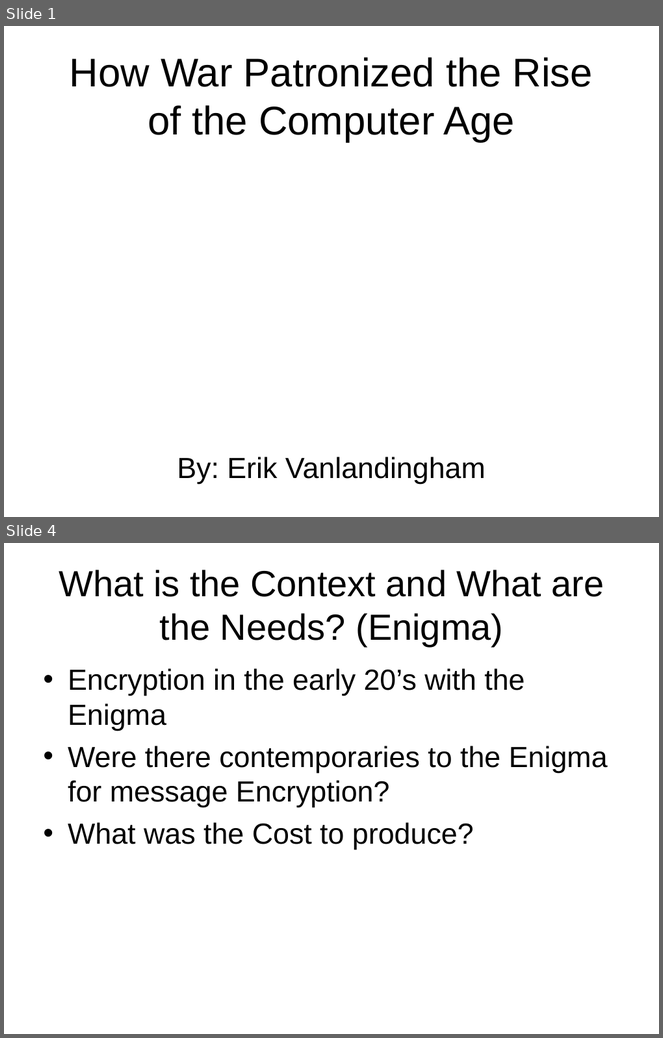
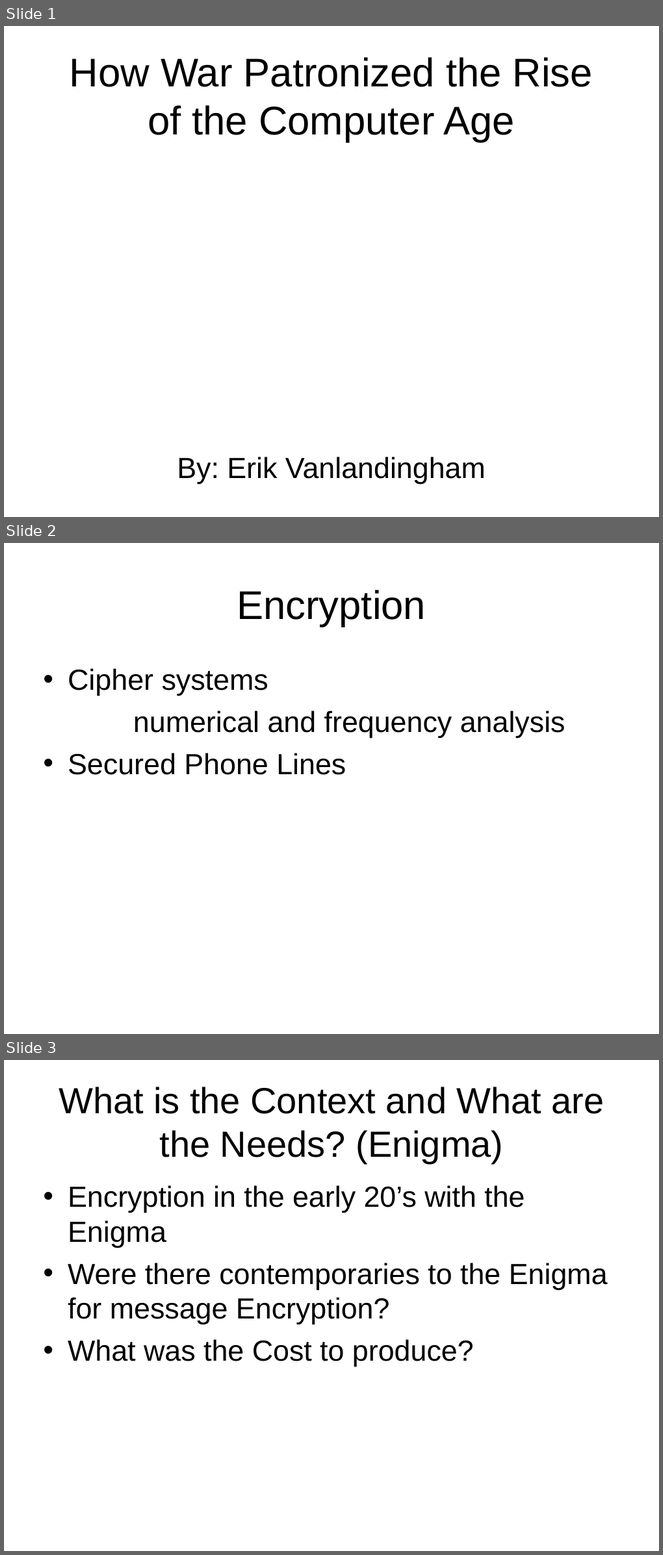
Before and after one commit to YourMistake/Indep-Learning, a slide deck: How War Patronized the Rise of the Computer.ppt. Shown one above the other, each under a label of ours: slides 1 and 4 before the commit, slides 1, 2 and 3 after it; the slides between them are not shown. The pictures are 663x1038 and 663x1555 pixels, drawn with LibreOffice and Linux fonts; fonts in the diff are those of the drawing. Boxes give left, top, right and bottom in pixels: in the first picture for what was removed or moved away, otherwise in the second. Text is boxed around its words. In the diff, an @@ line names an element or a change of style, - is before the commit and + after.

```diff
--- a/How War Patronized the Rise of the Computer.ppt
+++ b/How War Patronized the Rise of the Computer.ppt
@@ slide 2 added at <box>4,543,659,1034</box>, background #FFFFFF @@
@@ title added at <box>237,590,426,627</box>, 44 pt, text #000000 @@
+Encryption
@@ text added at <box>68,668,566,775</box>, 32 pt, text #000000 @@
+• Cipher systems
+numerical and frequency analysis
+• Secured Phone Lines
@@ what was slide 4 is now slide 3 @@
```
Also in this commit, not shown: 2 slides changed, 15 other files.
